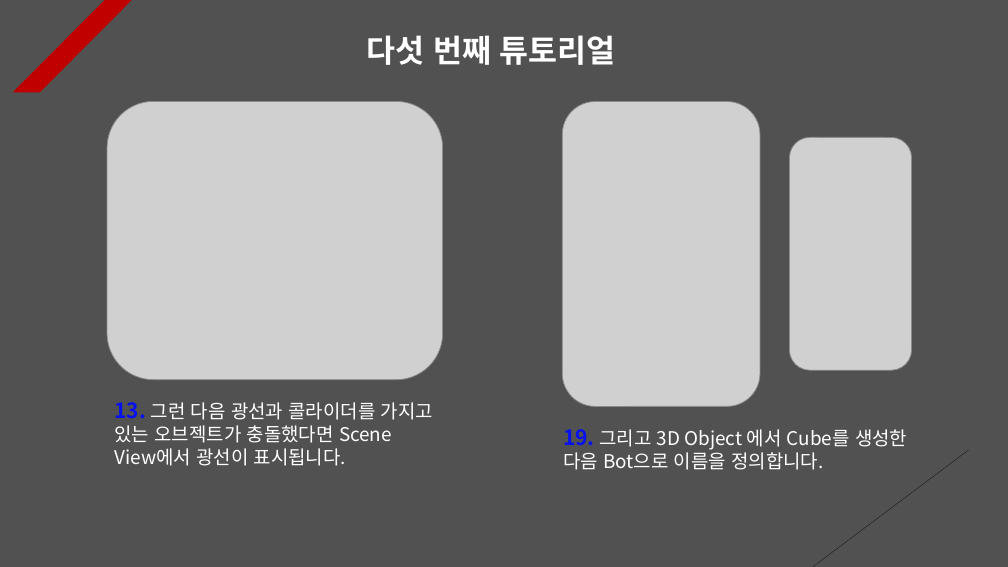
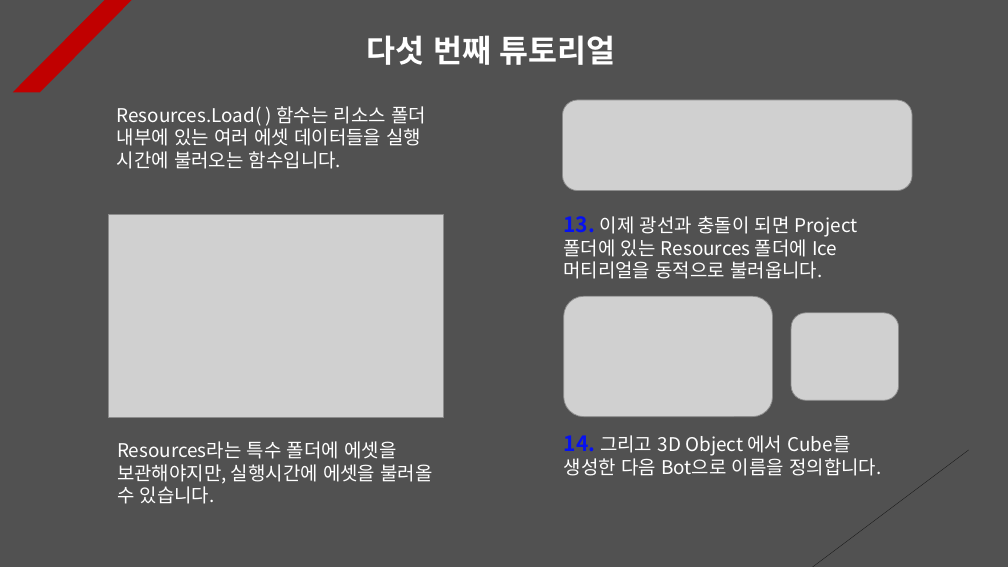
Before and after one commit to Unity2033/3D-UnityEngine, a slide deck: slide 7 of Assets/Class/Raycast/PPT Data/RayCast Example.pptx. Drawn at 1008x567 pixels with LibreOffice and Linux fonts; fonts in the diff are those of the drawing; grey boxes stand for pictures. Boxes give left, top, right and bottom in pixels: in the first picture for what was removed or moved away, otherwise in the second. Text is boxed around its words. In the diff, an @@ line names an element or a change of style, - is before the commit and + after.

Commit message:
Added raycast mask tutorial
- Loading objects from resource folder
  when collided with raycast

```diff
--- a/Assets/Class/Raycast/PPT Data/RayCast Example.pptx
+++ b/Assets/Class/Raycast/PPT Data/RayCast Example.pptx
@@ text added at box(117, 106, 426, 169), 18 pt, text #FFFFFF @@
+Resources.Load( ) 함수는 리소스 폴더 내부에 있는 여러 에셋 데이터들을 실행 시간에 불러오는 함수입니다.
@@ picture added at box(563, 100, 912, 191) @@
@@ picture: place and size @@
-picture at box(107, 101, 443, 380)
+picture at box(109, 215, 443, 417)
@@ text added at box(563, 216, 858, 279), 18 pt, text #FFFFFF @@
+13. 이제 광선과 충돌이 되면 Project 폴더에 있는 Resources 폴더에 Ice 머티리얼을 동적으로 불러옵니다.
@@ picture: place and size @@
-picture at box(563, 101, 761, 406)
+picture at box(564, 296, 773, 417)
@@ picture: place and size @@
-picture at box(789, 138, 912, 371)
+picture at box(791, 313, 898, 401)
@@ text removed at box(114, 402, 433, 466) @@
-13. 그런 다음 광선과 콜라이더를 가지고 있는 오브젝트가 충돌했다면 Scene View에서 광선이 표시됩니다.
@@ text added at box(117, 441, 433, 504), 18 pt, text #FFFFFF @@
+Resources라는 특수 폴더에 에셋을 보관해야지만, 실행시간에 에셋을 불러올 수 있습니다.
@@ text at box(564, 435, 881, 476): text changed @@
-19. 그리고 3D Object 에서 Cube를 생성한 다음 Bot으로 이름을 정의합니다.
+14. 그리고 3D Object 에서 Cube를 생성한 다음 Bot으로 이름을 정의합니다.
```
Also in this commit, not shown: 1 other slide changed, 1 slide added, 10 other files.
